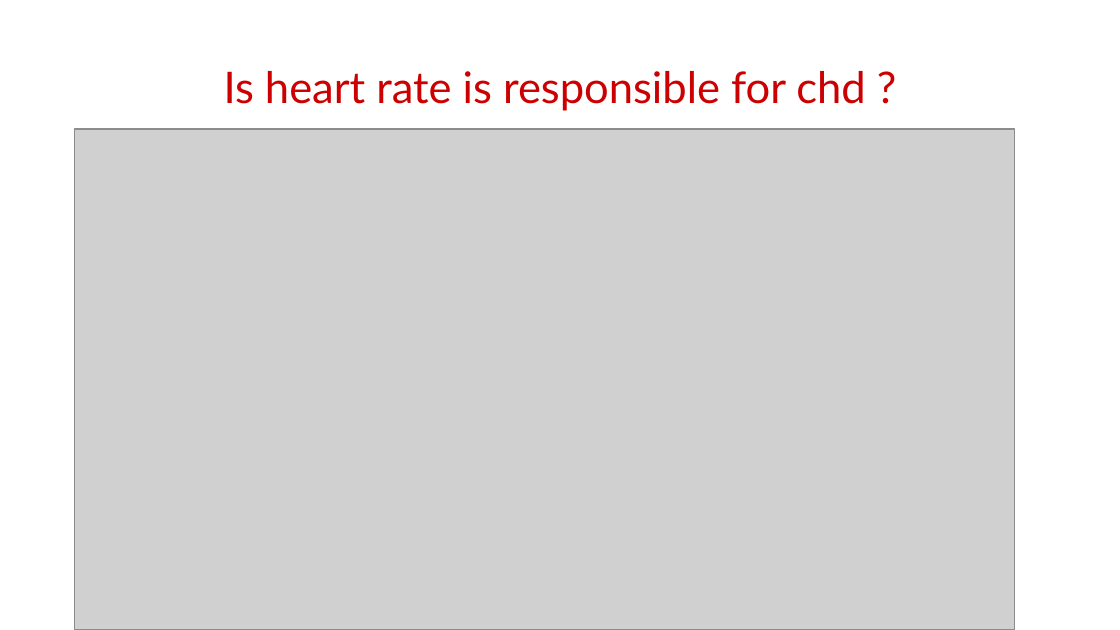
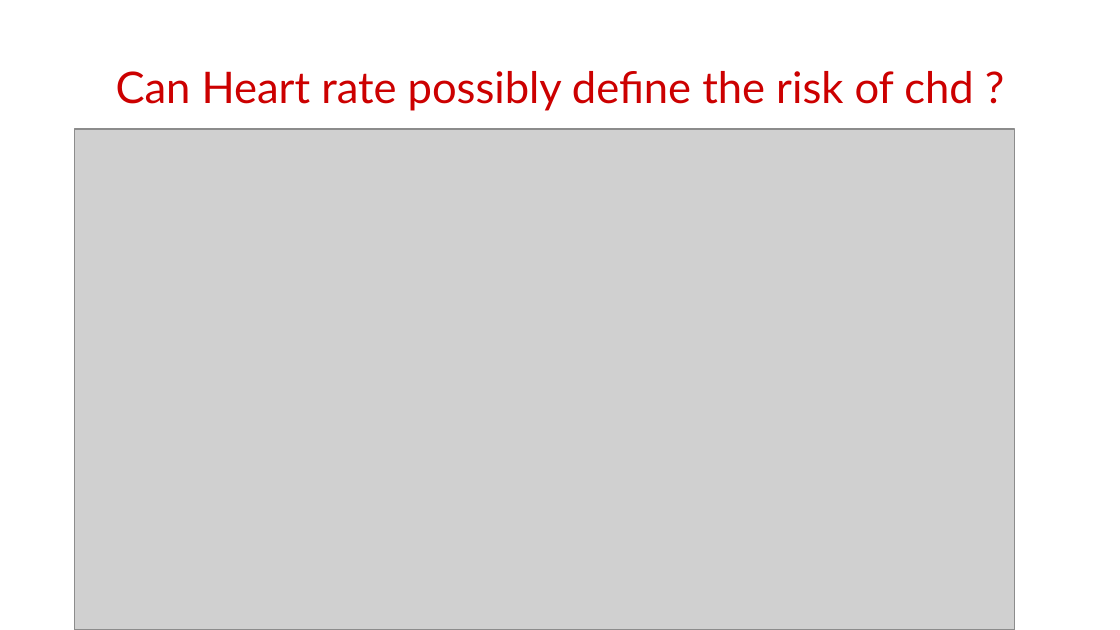
Before and after one commit to ameenattar92/Cardiovascular-Risk-Prediction, a slide deck: slide 16 of CapstoneProject_Cardiovascular RP.pptx. Drawn at 1120x630 pixels with LibreOffice and Linux fonts; fonts in the diff are those of the drawing; grey boxes stand for pictures; background and template pictures are left out. Boxes give left, top, right and bottom in pixels: in the first picture for what was removed or moved away, otherwise in the second. Text is boxed around its words. In the diff, an @@ line names an element or a change of style, - is before the commit and + after.

```diff
--- a/CapstoneProject_Cardiovascular RP.pptx
+++ b/CapstoneProject_Cardiovascular RP.pptx
@@ title at (116, 71, 973, 111): text changed @@
-Is heart rate is responsible for chd ?
+Can Heart rate possibly define the risk of chd ?
```
Also in this commit, not shown: 3 other slides changed, 2 slides added, 1 slide removed.
